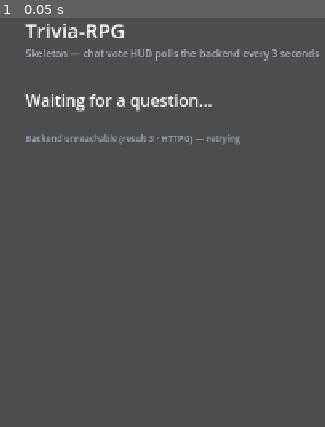
Above: before the commit, frame 1.
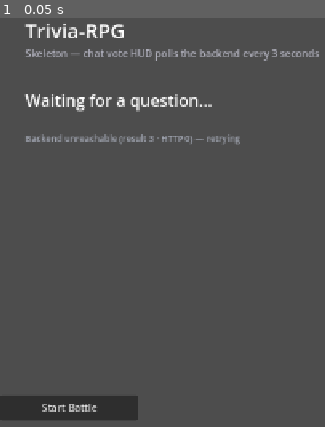
Above: after the commit, the same moment.

Repository: TheWizardOfCol/Trivia-RPG
Game: Godot game, scene res://main.tscn
Two runs of this game, one before a commit and one after it. Both use one fixed random seed, a clock stepped at 60 frames per second and the inputs below.
Inputs:
- Up to frame 1 (0.05 s): no input

The runs differ from the first frame. In frame 1, 2.4% of the frame differs, in the area x 0-43%, y 92-99%.

Commit message:
Add first playable battle slice (solo) with placeholder question banks
Two-turn battle loop: attack with your own questions, defend with the
trainer's, last-chance special when the trainer is near defeat. Question
data is a placeholder client-side bank for now, replaced by the real
spreadsheet-backed content served from the Elements backend later.

Verify: verify_battle.gd headless run -> WON, player HP 26 (one wrong
defend), trainer 0.

Diff:
--- /dev/null
+++ b/client/battle.gd
@@ -0,0 +1,211 @@
+extends Control
+
+## First playable battle slice, single-player only.
+##
+## Turn flow (from the design doc, v1 simplified):
+##   ATTACK  — answer a question from YOUR bank. Correct deals damage
+##             (full damage first time, half on repeats). Wrong deals none.
+##   DEFEND  — the trainer attacks; answer a question from THEIR bank.
+##             Correct blocks. Wrong costs you HP.
+##   LAST CHANCE — when the trainer drops below ~20% HP, one special
+##             question. Correct finishes them.
+##
+## Question data is the placeholder bank in questions.gd; the real content
+## (spreadsheet → Elements backend) replaces it later. Twitch voting is an
+## optional overlay on the same answer loop — solo play is the baseline.
+
+const QB := preload("res://questions.gd")
+
+const PLAYER_MAX_HP := 30
+const PLAYER_MAX_MANA := 10
+const TRAINER_MAX_HP := 20
+const BASE_DAMAGE := 5
+const HALF_DAMAGE := 2
+const TRAINER_DAMAGE := 4
+const LAST_CHANCE_THRESHOLD := 0.2
+
+enum Phase { PLAYER_ATTACK, PLAYER_DEFEND, LAST_CHANCE, WON, LOST }
+
+var player_hp := PLAYER_MAX_HP
+var player_mana := PLAYER_MAX_MANA
+var trainer_hp := TRAINER_MAX_HP
+var seen: Dictionary = {}
+var phase: int = Phase.PLAYER_ATTACK
+var current_question: Dictionary = {}
+
+var trainer_name_label: Label
+var trainer_bar: ProgressBar
+var trainer_hp_label: Label
+var message_label: Label
+var question_label: Label
+var options_box: VBoxContainer
+var player_bar: ProgressBar
+var player_stats_label: Label
+
+func _ready() -> void:
+	_build_ui()
+	start_battle()
+
+func _build_ui() -> void:
+	var margin := MarginContainer.new()
+	margin.set_anchors_preset(Control.PRESET_FULL_RECT)
+	margin.add_theme_constant_override("margin_left", 40)
+	margin.add_theme_constant_override("margin_top", 24)
+	margin.add_theme_constant_override("margin_right", 40)
+	margin.add_theme_constant_override("margin_bottom", 24)
+	add_child(margin)
+
+	var vbox := VBoxContainer.new()
+	vbox.add_theme_constant_override("separation", 12)
+	margin.add_child(vbox)
+
+	trainer_name_label = Label.new()
+	trainer_name_label.add_theme_font_size_override("font_size", 26)
+	vbox.add_child(trainer_name_label)
+
+	trainer_bar = ProgressBar.new()
+	trainer_bar.max_value = TRAINER_MAX_HP
+	trainer_bar.custom_minimum_size = Vector2(0, 22)
+	trainer_bar.show_percentage = false
+	vbox.add_child(trainer_bar)
+
+	trainer_hp_label = Label.new()
+	trainer_hp_label.add_theme_font_size_override("font_size", 14)
+	vbox.add_child(trainer_hp_label)
+
+	message_label = Label.new()
+	message_label.add_theme_font_size_override("font_size", 16)
+	message_label.autowrap_mode = TextServer.AUTOWRAP_WORD_SMART
+	vbox.add_child(message_label)
+
+	question_label = Label.new()
+	question_label.add_theme_font_size_override("font_size", 22)
+	question_label.autowrap_mode = TextServer.AUTOWRAP_WORD_SMART
+	vbox.add_child(question_label)
+
+	options_box = VBoxContainer.new()
+	options_box.add_theme_constant_override("separation", 8)
+	vbox.add_child(options_box)
+
+	var spacer := Control.new()
+	spacer.size_flags_vertical = Control.SIZE_EXPAND_FILL
+	vbox.add_child(spacer)
+
+	player_bar = ProgressBar.new()
+	player_bar.max_value = PLAYER_MAX_HP
+	player_bar.custom_minimum_size = Vector2(0, 22)
+	player_bar.show_percentage = false
+	vbox.add_child(player_bar)
+
+	player_stats_label = Label.new()
+	player_stats_label.add_theme_font_size_override("font_size", 16)
+	vbox.add_child(player_stats_label)
+
+func start_battle() -> void:
+	player_hp = PLAYER_MAX_HP
+	player_mana = PLAYER_MAX_MANA
+	trainer_hp = TRAINER_MAX_HP
+	seen.clear()
+	phase = Phase.PLAYER_ATTACK
+	trainer_name_label.text = "Bird Scientist"
+	message_label.text = "A trivia match begins!"
+	_refresh_stats()
+	_next_question()
+
+func _refresh_stats() -> void:
+	trainer_bar.value = max(trainer_hp, 0)
+	trainer_hp_label.text = "Trainer HP: %d/%d" % [max(trainer_hp, 0), TRAINER_MAX_HP]
+	player_bar.value = max(player_hp, 0)
+	player_stats_label.text = "Your HP: %d/%d    Mana: %d/%d" % [
+		max(player_hp, 0), PLAYER_MAX_HP, player_mana, PLAYER_MAX_MANA]
+
+func _clear_options() -> void:
+	for child in options_box.get_children():
+		child.queue_free()
+
+func _next_question() -> void:
+	_clear_options()
+	match phase:
+		Phase.PLAYER_ATTACK:
+			message_label.text = "Your turn — answer to attack!"
+			current_question = _pick(QB.PLAYER_SET)
+		Phase.PLAYER_DEFEND:
+			message_label.text = "Incoming! Answer to defend."
+			current_question = _pick(QB.TRAINER_SET)
+		Phase.LAST_CHANCE:
+			message_label.text = "LAST CHANCE! Their final question."
+			current_question = _pick(QB.TRAINER_SET)
+		Phase.WON:
+			_show_end("You win! The Bird Scientist yields their question set.")
+			return
+		Phase.LOST:
+			_show_end("You lose... ashamed, you run away.")
+			return
+
+	question_label.text = current_question["question"]
+	for choice in QB.choices(current_question):
+		var b := Button.new()
+		b.text = choice
+		b.custom_minimum_size = Vector2(0, 40)
+		b.pressed.connect(answer.bind(choice))
+		options_box.add_child(b)
+	_refresh_stats()
+
+func _pick(bank: Array) -> Dictionary:
+	var unseen: Array = []
+	for q in bank:
+		if not seen.has(q["id"]):
+			unseen.append(q)
+	var pool: Array = unseen if not unseen.is_empty() else bank
+	return pool[randi() % pool.size()]
+
+## Called by an answer button (and by tests). Applies the result of the
+## current question and moves to the next phase.
+func answer(choice: String) -> void:
+	if phase == Phase.WON or phase == Phase.LOST:
+		return
+	var correct: bool = choice == current_question["correct"]
+	match phase:
+		Phase.PLAYER_ATTACK:
+			if correct:
+				var dmg := BASE_DAMAGE if not seen.has(current_question["id"]) else HALF_DAMAGE
+				seen[current_question["id"]] = true
+				trainer_hp -= dmg
+				message_label.text = "Correct! You deal %d damage." % dmg
+			else:
+				message_label.text = "Wrong! No damage this turn."
+			if trainer_hp <= 0:
+				phase = Phase.WON
+			elif trainer_hp <= int(TRAINER_MAX_HP * LAST_CHANCE_THRESHOLD):
+				phase = Phase.LAST_CHANCE
+			else:
+				phase = Phase.PLAYER_DEFEND
+		Phase.PLAYER_DEFEND, Phase.LAST_CHANCE:
+			if correct:
+				message_label.text = "Correct! You hold them off."
+			else:
+				player_hp -= TRAINER_DAMAGE
+				message_label.text = "Wrong! You take %d damage." % TRAINER_DAMAGE
+			if player_hp <= 0:
+				phase = Phase.LOST
+			elif phase == Phase.LAST_CHANCE and correct:
+				phase = Phase.WON
+			else:
+				phase = Phase.PLAYER_ATTACK
+	_refresh_stats()
+	_next_question()
+
+func _show_end(text: String) -> void:
+	question_label.text = text
+	var again := Button.new()
+	again.text = "Fight again"
+	again.custom_minimum_size = Vector2(0, 40)
+	again.pressed.connect(start_battle)
+	options_box.add_child(again)
+
+	var back := Button.new()
+	back.text = "Back to title"
+	back.custom_minimum_size = Vector2(0, 40)
+	back.pressed.connect(func() -> void: get_tree().change_scene_to_file("res://main.tscn"))
+	options_box.add_child(back)
+	_refresh_stats()
--- /dev/null
+++ b/client/battle.tscn
@@ -0,0 +1,10 @@
+[gd_scene load_steps=2 format=3]
+
+[ext_resource type="Script" path="res://battle.gd" id="1_battle"]
+
+[node name="Battle" type="Control"]
+layout_mode = 3
+anchors_preset = 15
+anchor_right = 1.0
+anchor_bottom = 1.0
+script = ExtResource("1_battle")
--- /dev/null
+++ b/client/main.gd
@@ -0,0 +1,7 @@
+extends Control
+
+func _ready() -> void:
+	$StartBattle.pressed.connect(_on_start_battle_pressed)
+
+func _on_start_battle_pressed() -> void:
+	get_tree().change_scene_to_file("res://battle.tscn")
--- a/client/main.tscn
+++ b/client/main.tscn
@@ -1,12 +1,14 @@
-[gd_scene load_steps=2 format=3]
+[gd_scene load_steps=3 format=3]
 
 [ext_resource type="PackedScene" path="res://vote_hud.tscn" id="1_hud"]
+[ext_resource type="Script" path="res://main.gd" id="2_main"]
 
 [node name="Main" type="Control"]
 layout_mode = 3
 anchors_preset = 15
 anchor_right = 1.0
 anchor_bottom = 1.0
+script = ExtResource("2_main")
 
 [node name="Title" type="Label" parent="."]
 layout_mode = 1
@@ -31,6 +33,15 @@
 theme_override_font_sizes/font_size = 16
 text = "Skeleton — chat vote HUD polls the backend every 3 seconds"
 
+[node name="StartBattle" type="Button" parent="."]
+layout_mode = 1
+anchor_top = 1.0
+anchor_bottom = 1.0
+offset_top = -90.0
+offset_right = 220.0
+offset_bottom = -50.0
+text = "Start Battle"
+
 [node name="VoteHUD" parent="." instance=ExtResource("1_hud")]
 layout_mode = 1
 anchors_preset = 15
--- /dev/null
+++ b/client/questions.gd
@@ -0,0 +1,91 @@
+extends RefCounted
+
+## Placeholder question data for the first playable battle slice.
+## Two banks: the player's starting set and the Bird Scientist's set.
+## Replaced by the real question bank (imported from the spreadsheet and
+## served by the Elements backend) once that content exists.
+
+const PLAYER_SET := [
+	{
+		"id": "p1",
+		"question": "What is the capital of Australia?",
+		"correct": "Canberra",
+		"wrong": ["Sydney", "Melbourne", "Perth"],
+	},
+	{
+		"id": "p2",
+		"question": "How many continents are there on Earth?",
+		"correct": "Seven",
+		"wrong": ["Five", "Six", "Eight"],
+	},
+	{
+		"id": "p3",
+		"question": "Which planet is closest to the Sun?",
+		"correct": "Mercury",
+		"wrong": ["Venus", "Mars", "Earth"],
+	},
+	{
+		"id": "p4",
+		"question": "What is the largest mammal?",
+		"correct": "Blue whale",
+		"wrong": ["Elephant", "Giraffe", "Hippopotamus"],
+	},
+	{
+		"id": "p5",
+		"question": "How many sides does a hexagon have?",
+		"correct": "Six",
+		"wrong": ["Five", "Seven", "Eight"],
+	},
+	{
+		"id": "p6",
+		"question": "Which element has the symbol O?",
+		"correct": "Oxygen",
+		"wrong": ["Gold", "Osmium", "Oganesson"],
+	},
+]
+
+const TRAINER_SET := [
+	{
+		"id": "t1",
+		"question": "Which of these birds cannot fly?",
+		"correct": "Penguin",
+		"wrong": ["Sparrow", "Crow", "Starling"],
+	},
+	{
+		"id": "t2",
+		"question": "What is a group of owls called?",
+		"correct": "A parliament",
+		"wrong": ["A flock", "A murder", "A gaggle"],
+	},
+	{
+		"id": "t3",
+		"question": "Which is the fastest bird in a dive?",
+		"correct": "Peregrine falcon",
+		"wrong": ["Golden eagle", "Swift", "Albatross"],
+	},
+	{
+		"id": "t4",
+		"question": "Which bird lays the largest eggs?",
+		"correct": "Ostrich",
+		"wrong": ["Emu", "Eagle", "Cassowary"],
+	},
+	{
+		"id": "t5",
+		"question": "Do pigeons see more colors than humans?",
+		"correct": "Yes, they see more",
+		"wrong": ["No, fewer", "Exactly the same", "They are colorblind"],
+	},
+	{
+		"id": "t6",
+		"question": "Which bird is a symbol of peace?",
+		"correct": "Dove",
+		"wrong": ["Raven", "Hawk", "Magpie"],
+	},
+]
+
+## Returns a shuffled 4-choice array for a question.
+static func choices(q: Dictionary) -> Array:
+	var c: Array = [q["correct"]]
+	c.append_array(q["wrong"])
+	c.shuffle()
+	return c
--- /dev/null
+++ b/client/verify_battle.gd
@@ -0,0 +1,30 @@
+extends SceneTree
+
+## Headless smoke test for the battle slice: plays an entire battle to
+## completion, deliberately taking one wrong answer while defending, then
+## answers correctly to win. Prints the final state. Not part of the game.
+
+func _initialize() -> void:
+	var battle := (load("res://battle.tscn") as PackedScene).instantiate()
+	root.add_child(battle)
+	await create_timer(0.3).timeout
+
+	var steps := 0
+	var took_damage := false
+	# Phase: 0=PLAYER_ATTACK 1=PLAYER_DEFEND 2=LAST_CHANCE 3=WON 4=LOST
+	while battle.phase < 3 and steps < 30:
+		var choice: String = str(battle.current_question["correct"])
+		if not took_damage and battle.phase == 1:
+			choice = str(battle.current_question["wrong"][0])
+			took_damage = true
+		battle.answer(choice)
+		await create_timer(0.05).timeout
+		steps += 1
+
+	print("FINAL_PHASE=", battle.phase, " (expect 3 = WON)")
+	print("PLAYER_HP=", battle.player_hp, " (expect 26: one wrong defend, 30-4)")
+	print("TRAINER_HP=", battle.trainer_hp, " (expect 0)")
+	print("MESSAGE=", battle.message_label.text)
+	print("QUESTION_LABEL=", battle.question_label.text)
+	print("STEPS=", steps)
+	quit(0)
